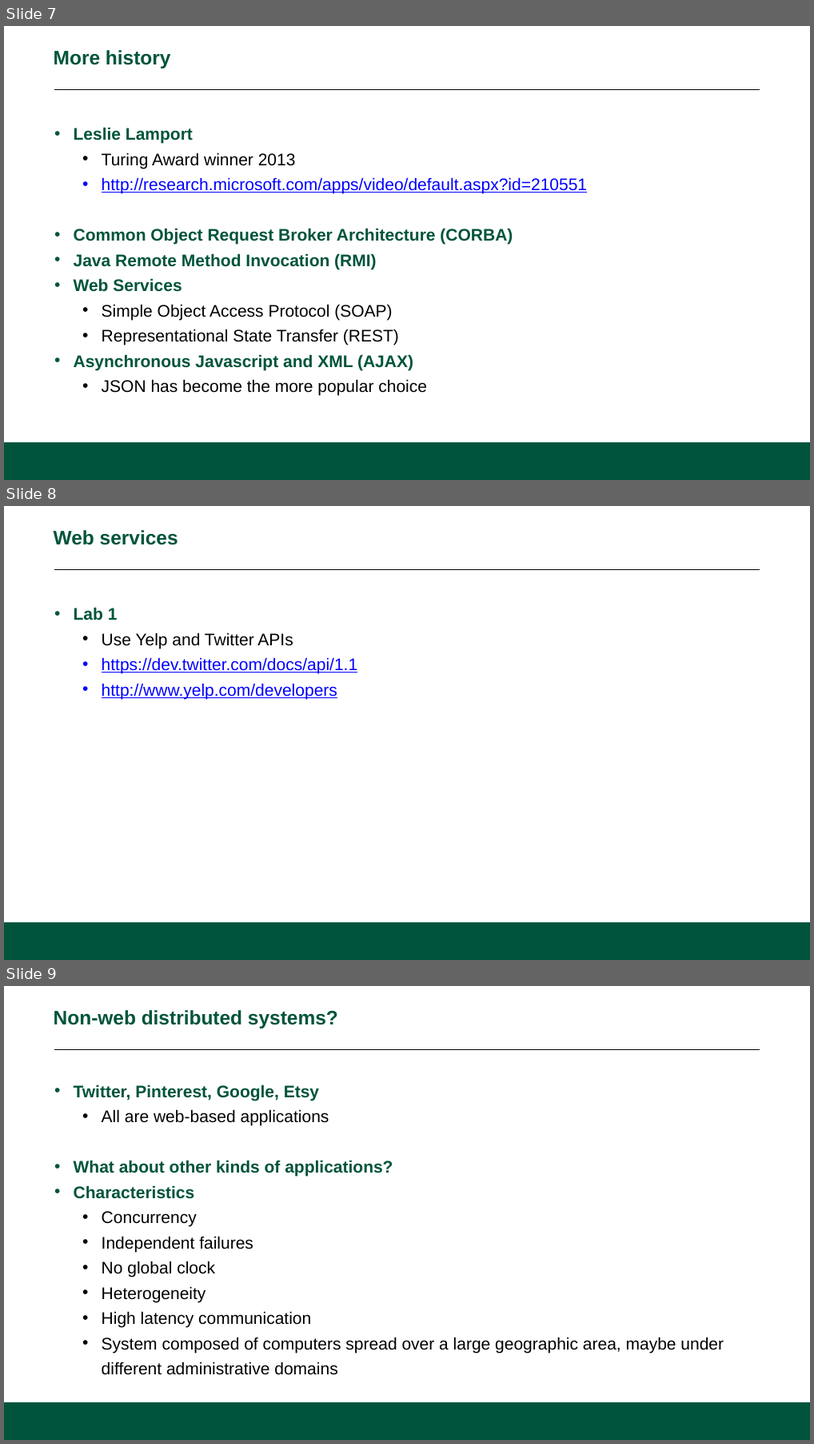
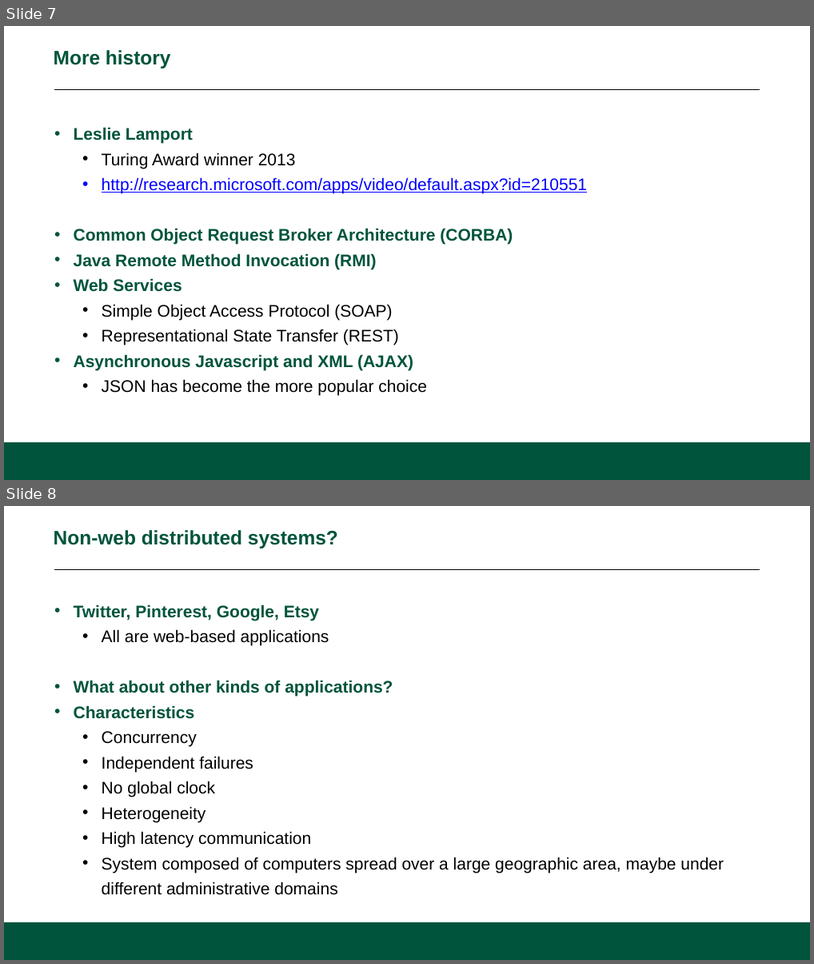
Before and after one commit to CS601-F15/lectures, a slide deck: slides/dsdoverview.pptx. Shown one above the other, each under a label of ours: slides 7, 8 and 9 before the commit, slides 7 and 8 after it. The pictures are 814x1444 and 814x964 pixels, drawn with LibreOffice and Linux fonts; fonts in the diff are those of the drawing; background and template pictures are left out. Boxes give left, top, right and bottom in pixels: in the first picture for what was removed or moved away, otherwise in the second. Text is boxed around its words. In the diff, an @@ line names an element or a change of style, - is before the commit and + after.

```diff
--- a/slides/dsdoverview.pptx
+++ b/slides/dsdoverview.pptx
@@ slide 8 removed at [4, 506, 810, 960], background #FFFFFF; not listed: 2 template elements that a slide beside it also shows @@
@@ title removed at [54, 530, 178, 545] @@
-Web services
@@ text removed at [74, 607, 358, 699] @@
-• Lab 1
-      • Use Yelp and Twitter APIs
-      • https://dev.twitter.com/docs/api/1.1
-      • http://www.yelp.com/developers
@@ what was slide 9 is now slide 8 @@
```
Also in this commit, not shown: 6 slides added, 1 other slide removed.
